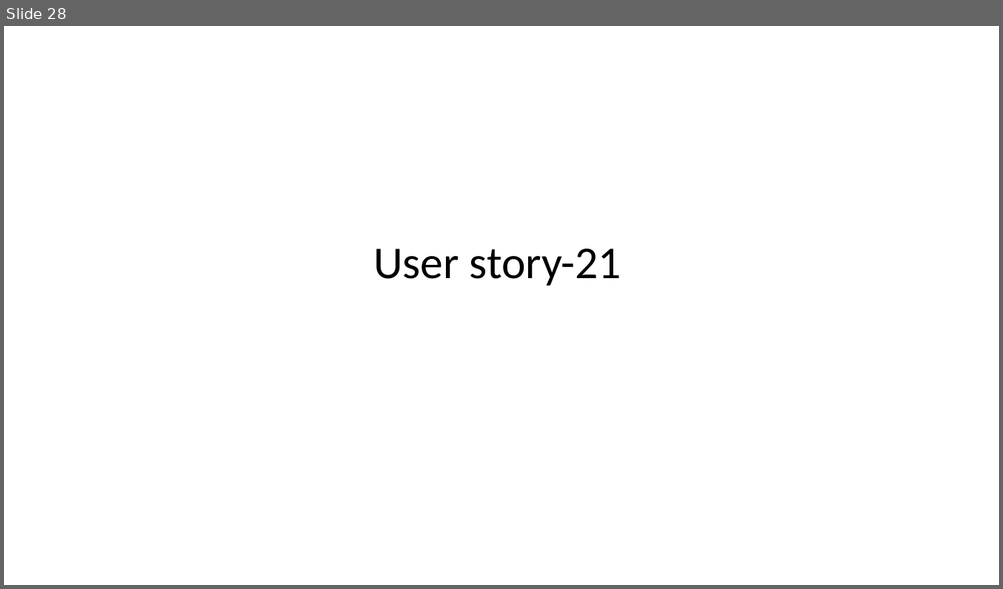
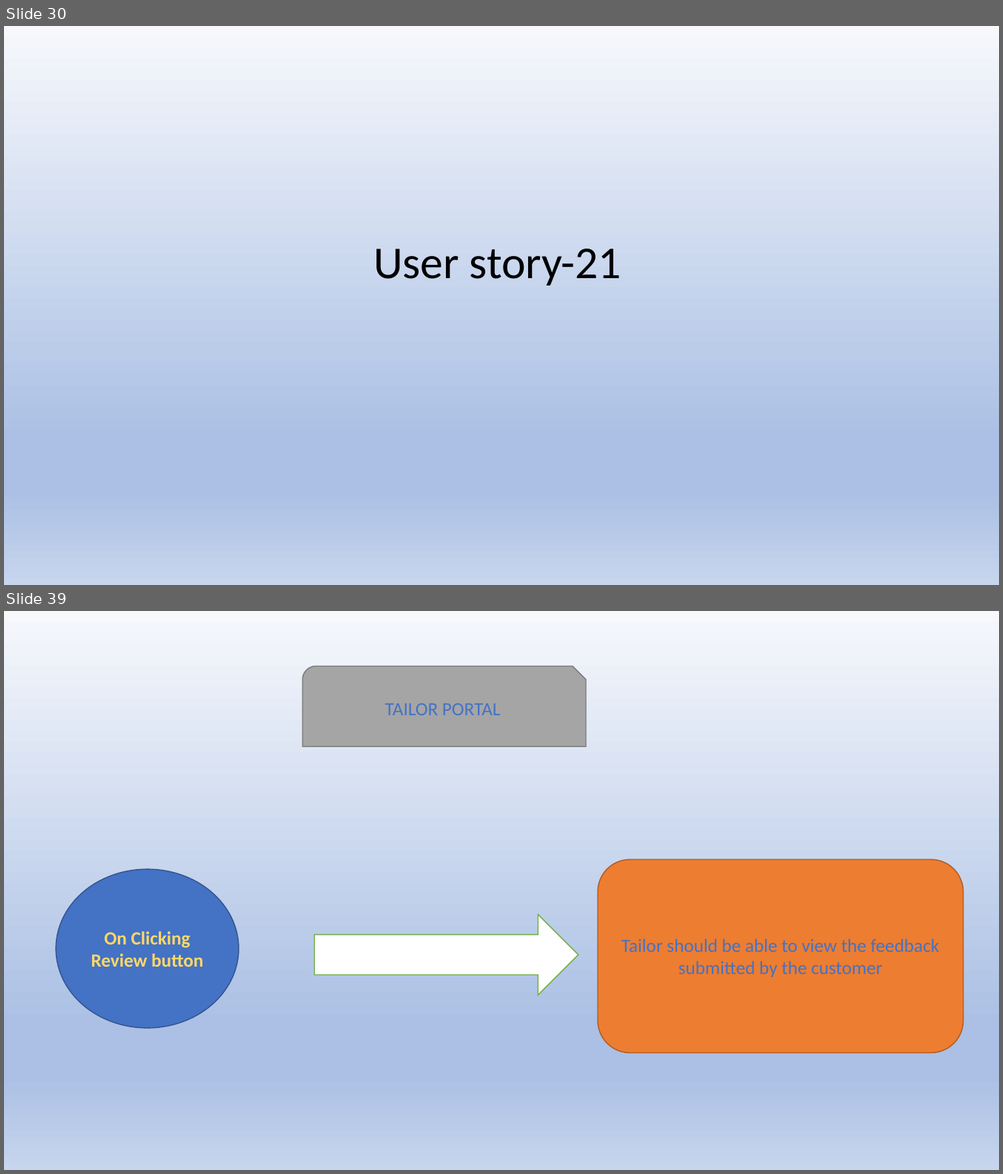
Before and after one commit to revati1628/Tailoring-store, a slide deck: Online Tailoring Store.pptx. Shown one above the other, each under a label of ours: slide 28 before the commit, slides 30 and 39 after it; the slides between them are not shown. The pictures are 1003x589 and 1003x1174 pixels, drawn with LibreOffice and Linux fonts; fonts in the diff are those of the drawing. Boxes give left, top, right and bottom in pixels: in the first picture for what was removed or moved away, otherwise in the second. Text is boxed around its words. In the diff, an @@ line names an element or a change of style, - is before the commit and + after.

```diff
--- a/Online Tailoring Store.pptx
+++ b/Online Tailoring Store.pptx
@@ slide 39 added at (4, 611, 999, 1170), background gradient #F6F8FC to #ABC0E4 to #C7D5ED @@
@@ snip round rect added at (302, 667, 586, 747), fill #A5A5A5, outline #7A7A7A 1 pt, 18 pt, text #4472C4 @@
+TAILOR PORTAL
@@ ellipse added at (57, 869, 239, 1028), fill #4472C4, outline #325491 1 pt, 18 pt, text gradient #FFC000 to #FFD966 to #FFF2CC, bold @@
+On Clicking Review button
@@ rounded rectangle added at (598, 860, 964, 1053), fill #ED7D31, outline #AF5C24 1 pt, 18 pt, text #4472C4 @@
+Tailor should be able to view the feedback submitted by the customer
@@ right arrow added at (314, 914, 578, 995), fill #FFFFFF, outline #70AD47 1 pt @@
@@ what was slide 28 is now slide 30 @@
@@ slide 30 changed as well @@
@@ background #FFFFFF to gradient #F6F8FC to #ABC0E4 to #C7D5ED @@
```
Also in this commit, not shown: 26 other slides changed, 11 other slides added, 2 slides removed.
